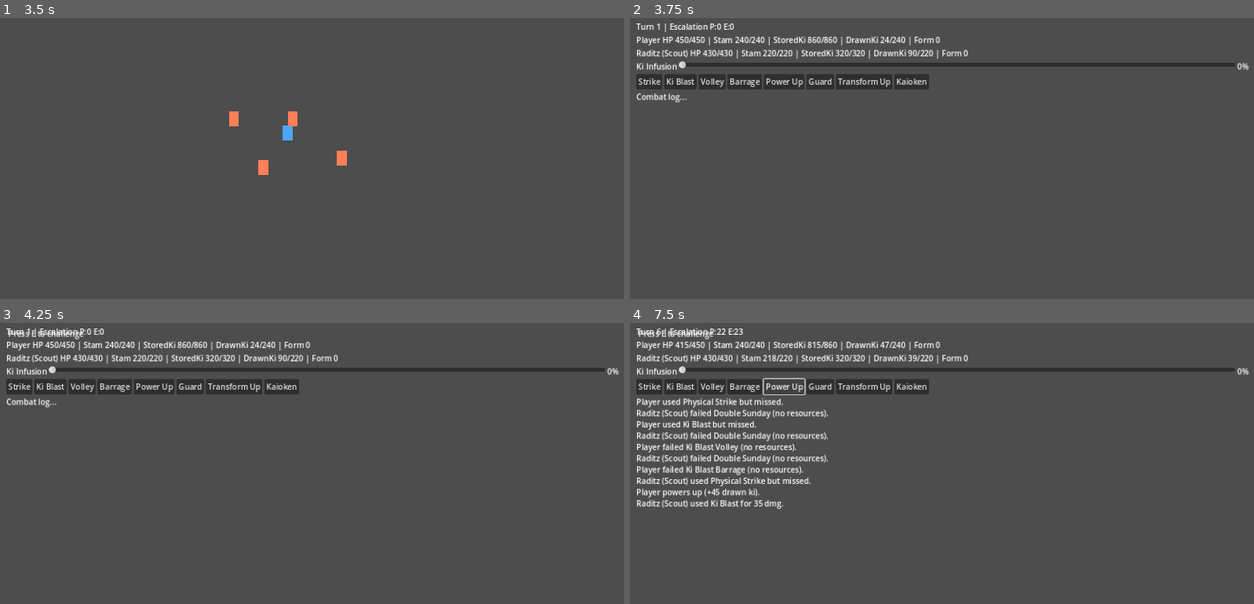
Above: before the commit, frames 1-4 (two rows, left to right).
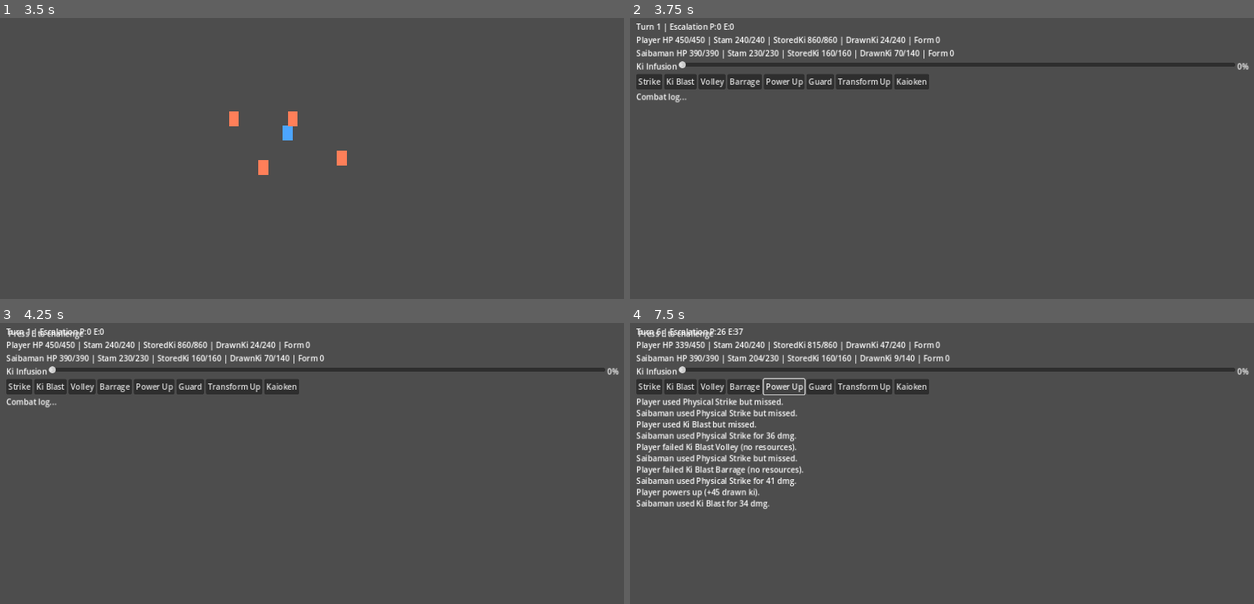
Above: after the commit, the same moments.

Repository: cpt-miche/db-fangame
Game: Godot game, scene res://scenes/main/Main.tscn
Same seed, same stepped clock (60 frames per second), same inputs: the game is played once before the commit and once after it.
Inputs:
- Up to frame 1 (3.5 s): tap Enter at 0.5, 2 s; hold D (move_right) 0.53-1.28 s; hold E (interact) 0.53-1.28 s; tap Space at 1.25, 2.75 s; hold S (move_down) 1.28-2.03 s; tap T at 1.35, 2.85 s; hold D (move_right) 2.03-2.78 s; hold E (interact) 2.03-2.78 s; hold W (move_up) from 2.78 s (still down)
- Up to frame 2 (3.75 s): release W (move_up) at 3.53 s; hold A (move_left) from 3.53 s (still down); hold E (interact) from 3.53 s (still down)
- Up to frame 3 (4.25 s): keep holding A (move_left); keep holding E (interact)
- Up to frame 4 (7.5 s): release A (move_left) at 4.25 s; release E (interact) at 4.25 s; click "Strike" at 4.25 s; click "Ki Blast" at 5 s; click "Volley" at 5.75 s; click "Barrage" at 6.5 s; click "Power Up" at 7.25 s

Frame 1 is identical in both runs. In frame 2, 0.9% of the frame differs, in the area x 1-55%, y 11-15%; in frame 3, 0.9%; in frame 4, 3.1%, in the area x 1-55%, y 1-67%.
Error after the commit: Invalid assignment of property or key 'editable' with value of type 'bool' on a base object of type 'Nil'. (res://scripts/battle/battle_ui.gd:53)

Commit message:
Add post-victory exit flow and remove defeated enemies

Diff:
--- a/scenes/battle/BattleUI.tscn
+++ b/scenes/battle/BattleUI.tscn
@@ -89,6 +89,21 @@
 layout_mode = 2
 text = "Kaioken"
 
+[node name="ExitBox" type="PanelContainer" parent="Margin/VBox"]
+visible = false
+layout_mode = 2
+
+[node name="Margin" type="MarginContainer" parent="Margin/VBox/ExitBox"]
+layout_mode = 2
+theme_override_constants/margin_left = 12
+theme_override_constants/margin_top = 12
+theme_override_constants/margin_right = 12
+theme_override_constants/margin_bottom = 12
+
+[node name="ExitBattleButton" type="Button" parent="Margin/VBox/ExitBox/Margin"]
+layout_mode = 2
+text = "Enemy defeated. Exit battle"
+
 [node name="Log" type="RichTextLabel" parent="Margin/VBox"]
 layout_mode = 2
 size_flags_vertical = 3
--- a/scripts/battle/battle_controller.gd
+++ b/scripts/battle/battle_controller.gd
@@ -18,16 +18,25 @@
 
 var attacks: Dictionary = {}
 var transformations: Dictionary = {}
+var pending_result: String = ""
 
 func _ready() -> void:
 	rng.randomize()
 	_initialize_skill_pools()
+	ui.action_pressed.connect(_on_action_pressed)
+	ui.infusion_changed.connect(func(v: float) -> void: infusion_ratio = v)
+	ui.debug_mode_toggled.connect(_on_debug_mode_toggled)
+	ui.exit_requested.connect(_on_exit_requested)
+	start_battle(enemy_base)
+
+func start_battle(enemy: FighterStats) -> void:
+	enemy_base = enemy
 	state.setup(player_base, enemy_base)
 	_apply_form_scaling(state.player, true)
 	_apply_form_scaling(state.enemy, true)
-	ui.action_pressed.connect(_on_action_pressed)
-	ui.infusion_changed.connect(func(v: float) -> void: infusion_ratio = v)
-	ui.debug_mode_toggled.connect(_on_debug_mode_toggled)
+	pending_result = ""
+	ui.set_battle_active(true)
+	ui.set_exit_message("Exit battle")
 	_refresh_view()
 
 func _initialize_skill_pools() -> void:
@@ -274,9 +283,24 @@
 	if not state.is_finished():
 		return false
 	var result := state.winner()
-	_log("Battle result: %s" % result)
-	battle_finished.emit(result)
+	pending_result = result
+	if result == "player":
+		_log("%s defeated" % state.enemy.fighter_name)
+		ui.set_exit_message("%s defeated - Exit battle" % state.enemy.fighter_name)
+	elif result == "enemy":
+		_log("%s defeated" % state.player.fighter_name)
+		ui.set_exit_message("%s defeated - Exit battle" % state.player.fighter_name)
+	else:
+		_log("Battle result: %s" % result)
+		ui.set_exit_message("Draw - Exit battle")
+	ui.set_battle_active(false)
+	_refresh_view()
 	return true
+
+func _on_exit_requested() -> void:
+	if pending_result == "":
+		return
+	battle_finished.emit(pending_result)
 
 func _log(line: String) -> void:
 	ui.append_log(line)
--- a/scripts/battle/battle_ui.gd
+++ b/scripts/battle/battle_ui.gd
@@ -3,12 +3,15 @@
 signal action_pressed(action_id: StringName)
 signal infusion_changed(value: float)
 signal debug_mode_toggled(enabled: bool)
+signal exit_requested
 
 @onready var combat_log: RichTextLabel = $Margin/VBox/Log
 @onready var infusion_slider: HSlider = $Margin/VBox/InfusionRow/InfusionSlider
 @onready var infusion_label: Label = $Margin/VBox/InfusionRow/InfusionValue
 @onready var debug_panel: PanelContainer = $DebugPanel
 @onready var debug_label: RichTextLabel = $DebugPanel/Margin/Stats
+@onready var exit_box: PanelContainer = $Margin/VBox/ExitBox
+@onready var exit_button: Button = $Margin/VBox/ExitBox/ExitBattleButton
 
 var debug_mode_enabled := false
 
@@ -16,7 +19,9 @@
 	infusion_slider.value_changed.connect(_on_infusion_changed)
 	for button: Button in $Margin/VBox/Actions.get_children():
 		button.pressed.connect(func() -> void: action_pressed.emit(StringName(button.name)))
+	exit_button.pressed.connect(func() -> void: exit_requested.emit())
 	debug_panel.visible = false
+	exit_box.visible = false
 	_on_infusion_changed(infusion_slider.value)
 
 func _unhandled_input(event: InputEvent) -> void:
@@ -41,3 +46,12 @@
 
 func set_debug_stats(lines: PackedStringArray) -> void:
 	debug_label.text = "\n".join(lines)
+
+func set_battle_active(is_active: bool) -> void:
+	for button: Button in $Margin/VBox/Actions.get_children():
+		button.disabled = not is_active
+	infusion_slider.editable = is_active
+	exit_box.visible = not is_active
+
+func set_exit_message(message: String) -> void:
+	exit_button.text = message
--- a/scripts/main/Main.gd
+++ b/scripts/main/Main.gd
@@ -14,6 +14,8 @@
 	&"raditz_scout": preload("res://resources/fighters/raditz_scout.tres"),
 	&"frieza_force": preload("res://resources/fighters/frieza_force.tres"),
 }
+
+var active_enemy_id: StringName = &""
 
 func _ready() -> void:
 	world.encounter_requested.connect(_on_encounter_requested)
@@ -73,15 +75,19 @@
 	if not enemy_map.has(enemy_id):
 		push_warning("Unknown enemy id: %s" % enemy_id)
 		return
-	battle_controller.enemy_base = enemy_map[enemy_id]
+	active_enemy_id = enemy_id
+	battle_controller.start_battle(enemy_map[enemy_id])
 	world.visible = false
 	battle.visible = true
 	battle.process_mode = Node.PROCESS_MODE_INHERIT
 	if stat_screen.visible:
 		_refresh_stat_screen()
 
-func _on_battle_finished(_result: String) -> void:
+func _on_battle_finished(result: String) -> void:
 	battle.visible = false
 	world.visible = true
+	if result == "player" and active_enemy_id != &"":
+		world.mark_enemy_defeated(active_enemy_id)
+	active_enemy_id = &""
 	if stat_screen.visible:
 		_refresh_stat_screen()
--- a/scripts/world/world_iso.gd
+++ b/scripts/world/world_iso.gd
@@ -23,3 +23,9 @@
 func _on_enemy_body_exited(body: Node) -> void:
 	if body.is_in_group("player"):
 		prompt_label.visible = false
+
+func mark_enemy_defeated(enemy_id: StringName) -> void:
+	for npc: Node in $Enemies.get_children():
+		if npc.get("enemy_id") == enemy_id:
+			npc.queue_free()
+			break
